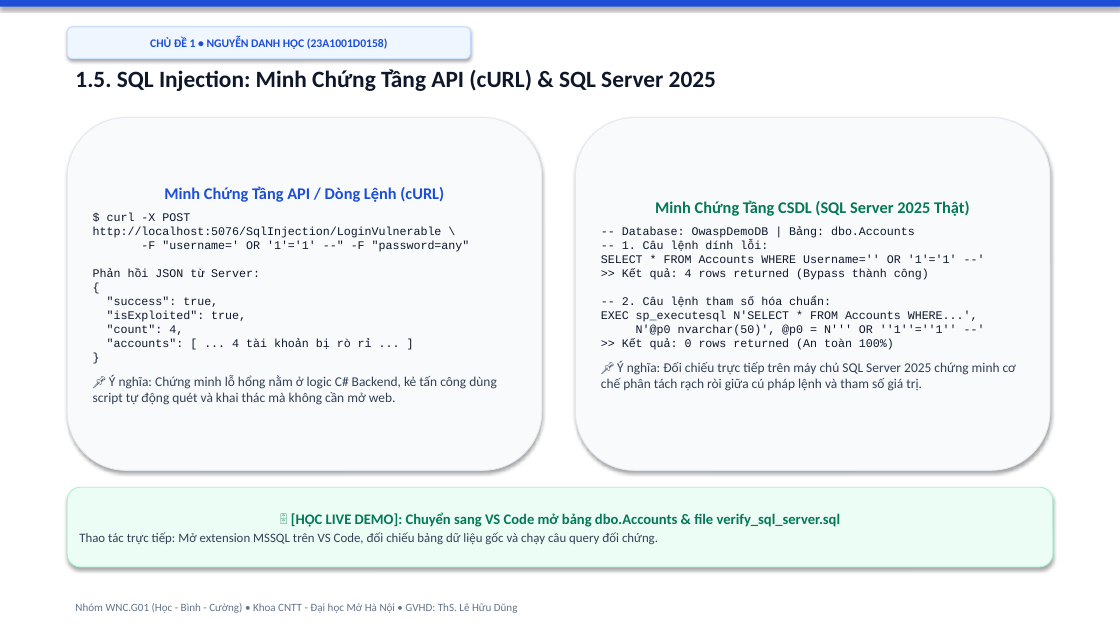
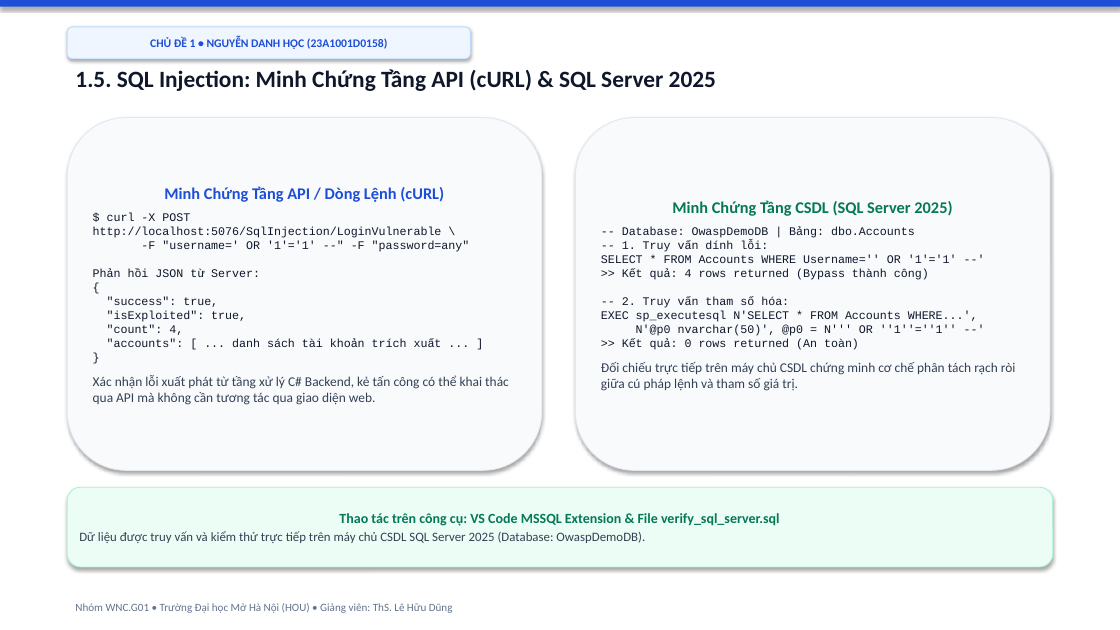
Before and after one commit to hocjsoo/OWASP_Demo, a slide deck: slide 7 of Slide_OWASP_Top3_Nhom_WNC_G01.pptx. Drawn at 1120x630 pixels with LibreOffice and Linux fonts; fonts in the diff are those of the drawing. Boxes give left, top, right and bottom in pixels: in the first picture for what was removed or moved away, otherwise in the second. Text is boxed around its words. In the diff, an @@ line names an element or a change of style, - is before the commit and + after.

```diff
--- a/Slide_OWASP_Top3_Nhom_WNC_G01.pptx
+++ b/Slide_OWASP_Top3_Nhom_WNC_G01.pptx
@@ text in rounded rectangle at [601, 200, 1016, 391]: text changed @@
-Minh Chứng Tầng CSDL (SQL Server 2025 Thật)
--- Database: OwaspDemoDB | Bảng: dbo.Accounts
--- 1. Câu lệnh dính lỗi:
-SELECT * FROM Accounts WHERE Username='' OR '1'='1' --'
->> Kết quả: 4 rows returned (Bypass thành công)
--- 2. Câu lệnh tham số hóa chuẩn:
-EXEC sp_executesql N'SELECT * FROM Accounts WHERE...',
-N'@p0 nvarchar(50)', @p0 = N''' OR ''1''=''1'' --'
->> Kết quả: 0 rows returned (An toàn 100%)
-📌 Ý nghĩa: Đối chiếu trực tiếp trên máy chủ SQL Server 2025 chứng minh cơ chế phân tách rạch ròi giữa cú pháp lệnh và tham số giá trị.
+Minh Chứng Tầng CSDL (SQL Server 2025)
+-- Database: OwaspDemoDB | Bảng: dbo.Accounts
+-- 1. Truy vấn dính lỗi:
+SELECT * FROM Accounts WHERE Username='' OR '1'='1' --'
+>> Kết quả: 4 rows returned (Bypass thành công)
+-- 2. Truy vấn tham số hóa:
+EXEC sp_executesql N'SELECT * FROM Accounts WHERE...',
+N'@p0 nvarchar(50)', @p0 = N''' OR ''1''=''1'' --'
+>> Kết quả: 0 rows returned (An toàn)
+Đối chiếu trực tiếp trên máy chủ CSDL chứng minh cơ chế phân tách rạch ròi giữa cú pháp lệnh và tham số giá trị.
@@ text in rounded rectangle at [93, 212, 509, 405]: text changed @@
-$ curl -X POST http://localhost:5076/SqlInjection/LoginVulnerable \
--F "username=' OR '1'='1' --" -F "password=any"
-Phản hồi JSON từ Server:
-{
-"success": true,
-"isExploited": true,
-"count": 4,
-"accounts": [ ... 4 tài khoản bị rò rỉ ... ]
-}
-📌 Ý nghĩa: Chứng minh lỗ hổng nằm ở logic C# Backend, kẻ tấn công dùng script tự động quét và khai thác mà không cần mở web.
+$ curl -X POST http://localhost:5076/SqlInjection/LoginVulnerable \
+-F "username=' OR '1'='1' --" -F "password=any"
+Phản hồi JSON từ Server:
+{
+"success": true,
+"isExploited": true,
+"count": 4,
+"accounts": [ ... danh sách tài khoản trích xuất ... ]
+}
+Xác nhận lỗi xuất phát từ tầng xử lý C# Backend, kẻ tấn công có thể khai thác qua API mà không cần tương tác qua giao diện web.
@@ text in rounded rectangle at [79, 513, 780, 543]: text changed @@
-🗄️ [HỌC LIVE DEMO]: Chuyển sang VS Code mở bảng dbo.Accounts & file verify_sql_server.sql
-Thao tác trực tiếp: Mở extension MSSQL trên VS Code, đối chiếu bảng dữ liệu gốc và chạy câu query đối chứng.
+Thao tác trên công cụ: VS Code MSSQL Extension & File verify_sql_server.sql
+Dữ liệu được truy vấn và kiểm thử trực tiếp trên máy chủ CSDL SQL Server 2025 (Database: OwaspDemoDB).
@@ text at [75, 603, 453, 613]: text changed @@
-Nhóm WNC.G01 (Học - Bình - Cường) • Khoa CNTT - Đại học Mở Hà Nội • GVHD: ThS. Lê Hữu Dũng
+Nhóm WNC.G01 • Trường Đại học Mở Hà Nội (HOU) • Giảng viên: ThS. Lê Hữu Dũng
```
Also in this commit, not shown: 21 other slides changed, 2 other files.
